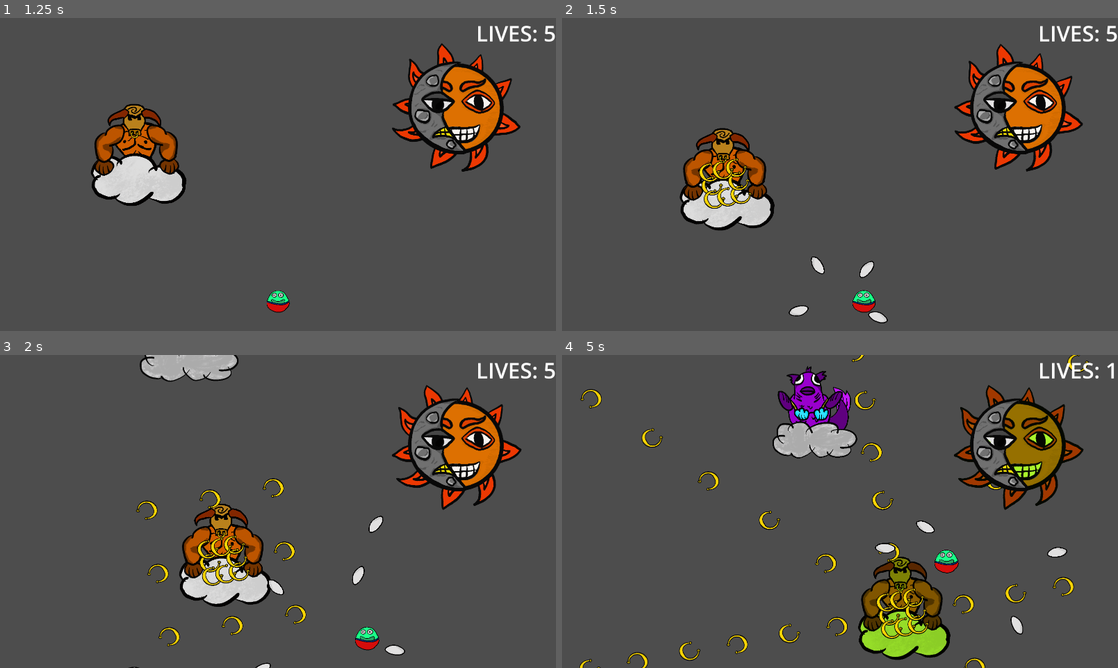
Above: before the commit, frames 1-4 (two rows, left to right).
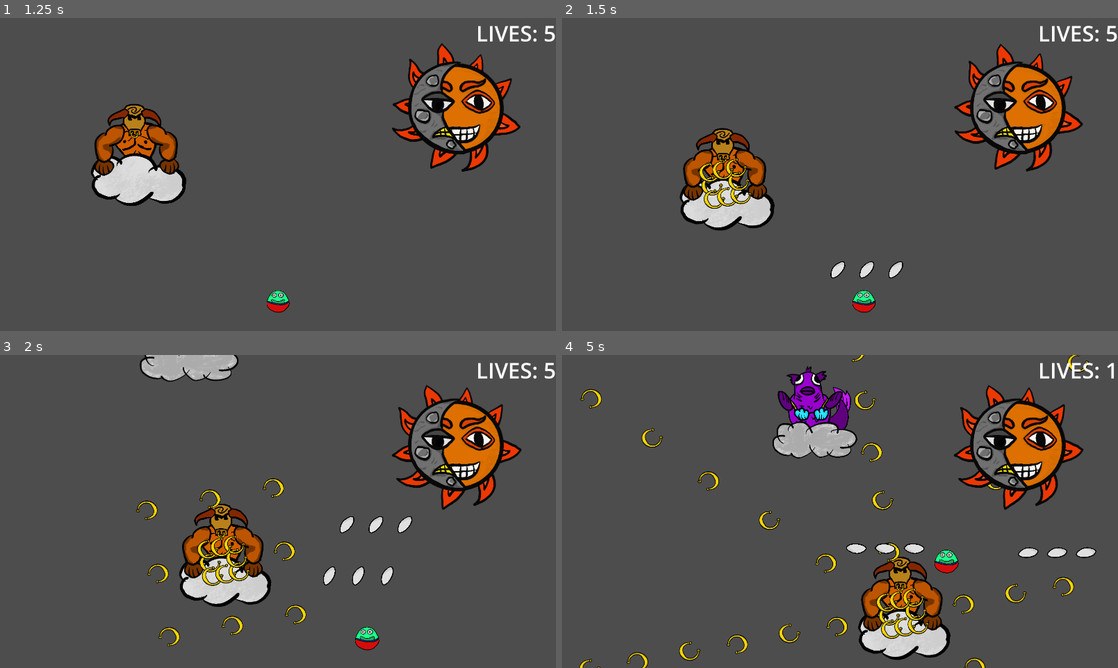
Above: after the commit, the same moments.

Repository: kaito002/bullet-hell-5
Game: Godot game, scene res://scenes/ui/main_menu.tscn
Two runs of this game, one before a commit and one after it. Both use one fixed random seed, a clock stepped at 60 frames per second and the inputs below.
Inputs (mouse positions are in pixels of both pictures, inside the frame that each line leads up to):
- Up to frame 1 (1.25 s): click "Start Game" at 0.5 s
- Up to frame 2 (1.5 s): move the mouse to (962, 158) at 1.27 s; press the mouse at (962, 158) at 1.28 s; hold D (right) from 1.28 s (still down)
- Up to frame 3 (2 s): keep holding D (right)
- Up to frame 4 (5 s): move the mouse to (728, 527) at 2.02 s; release D (right) at 2.03 s; release the mouse at (728, 527) at 2.03 s; hold S (down) 2.03-2.78 s; click (728, 527) at 2.1 s; move the mouse to (895, 442) at 2.77 s; press the mouse at (895, 442) at 2.78 s; hold D (right) 2.78-3.53 s; move the mouse to (812, 574) at 3.52 s; release the mouse at (812, 574) at 3.53 s; hold W (up) 3.53-4.28 s; click (812, 574) at 3.6 s; move the mouse to (1006, 558) at 4.27 s; press the mouse at (1006, 558) at 4.28 s; hold A (left) from 4.28 s (still down)

Frame 1 is identical in both runs. In frame 2, 0.5% of the frame differs, in the area x 40-62%, y 76-98%; in frame 3, 0.6%; in frame 4, 5.3%, in the area x 51-97%, y 10-97%.

Commit message:
added triple_shot pattern

Diff:
--- a/scenes/levels/main.tscn
+++ b/scenes/levels/main.tscn
@@ -4,8 +4,8 @@
 [ext_resource type="PackedScene" uid="uid://cvris3exu6m66" path="res://scenes/player/player_controller.tscn" id="2_r0r3j"]
 [ext_resource type="PackedScene" uid="uid://dnhti2qkhw45m" path="res://scenes/weapons/weapon.tscn" id="3_wy0nk"]
 [ext_resource type="PackedScene" uid="uid://tlhnks1d8vwq" path="res://scenes/weapons/bullet.tscn" id="4_13t6y"]
+[ext_resource type="PackedScene" uid="uid://c4tuuq8ah1vm5" path="res://scenes/weapons/pattens/triple_shot.tscn" id="5_ghvjm"]
 [ext_resource type="Script" path="res://scripts/dead_zone.gd" id="5_oey0e"]
-[ext_resource type="PackedScene" uid="uid://d2k5errg7ms6f" path="res://scenes/weapons/pattens/star_pattern.tscn" id="5_y2d08"]
 [ext_resource type="Script" path="res://scenes/ui/ui.gd" id="7_wjp1r"]
 [ext_resource type="Script" path="res://scenes/ui/main_menu_button.gd" id="8_w4o0v"]
 [ext_resource type="PackedScene" uid="uid://by2dpsnrjco44" path="res://scenes/enemies/taurus/taurus.tscn" id="9_a3gkv"]
@@ -29,10 +29,9 @@
 
 [node name="weapon" parent="player" node_paths=PackedStringArray("bullet_pattern") instance=ExtResource("3_wy0nk")]
 bullet_scene = ExtResource("4_13t6y")
-bullet_pattern = NodePath("StarPattern")
+bullet_pattern = NodePath("TripleShot")
 
-[node name="StarPattern" parent="player/weapon" instance=ExtResource("5_y2d08")]
-are_bullets_linked = false
+[node name="TripleShot" parent="player/weapon" instance=ExtResource("5_ghvjm")]
 
 [node name="dead_zone" type="Area2D" parent="."]
 collision_layer = 32768
--- /dev/null
+++ b/scenes/weapons/pattens/triple_shot.tscn
@@ -0,0 +1,17 @@
+[gd_scene load_steps=3 format=3 uid="uid://c4tuuq8ah1vm5"]
+
+[ext_resource type="Script" path="res://scenes/weapons/bullet_pattern.gd" id="1_ohnjv"]
+[ext_resource type="PackedScene" uid="uid://byouqg816vieb" path="res://scenes/weapons/pattens/bullet_spawning_points.tscn" id="2_ic635"]
+
+[node name="TripleShot" type="Node2D"]
+script = ExtResource("1_ohnjv")
+
+[node name="Bullet Spawning Points" parent="." instance=ExtResource("2_ic635")]
+
+[node name="Marker2D" type="Marker2D" parent="Bullet Spawning Points"]
+
+[node name="Marker2D2" type="Marker2D" parent="Bullet Spawning Points"]
+position = Vector2(100, 0)
+
+[node name="Marker2D3" type="Marker2D" parent="Bullet Spawning Points"]
+position = Vector2(-100, 0)
